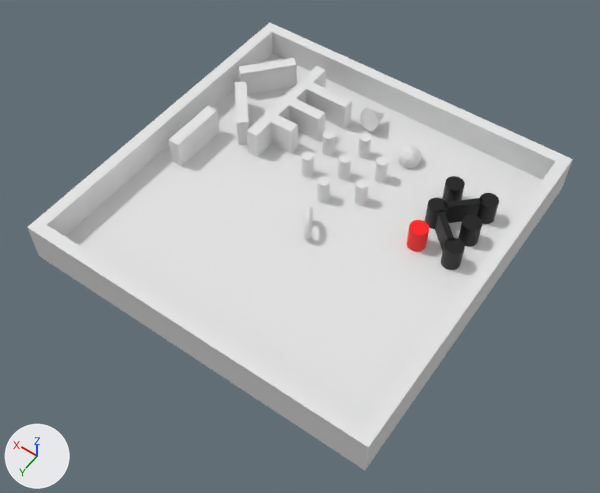
Renders of the FBX model turtlebot3/Content/External/scene_benchmark.fbx from each side of a commit.
Before and after are seen from a 50 mm camera at (-3.85, 8.03, 10.06) aimed at (0.83, 1.48, -0.23). Lighting does not change. The marker at lower left points along +X, +Y and +Z. Where no turn or scale is listed for an object, it has been applied to the vertices.

Script lines for the objects in view, before the commit:
```python
ob_cone = bpy.data.objects.new('Cone', me_cone)
ob_cone.location = (1.2, -1.3, 0.2)
ob_cube_002 = bpy.data.objects.new('Cube.002', me_cube_011)
ob_cube_002.location = (2.2, 0.0, 0.25)
ob_cube_004 = bpy.data.objects.new('Cube.004', me_cube_013)
ob_cube_004.location = (3.4, 0.9, 0.25)
ob_cube_006 = bpy.data.objects.new('Cube.006', me_cube_015)
ob_cube_006.location = (2.0, -1.0, 0.25)
ob_cube_007 = bpy.data.objects.new('Cube.007', me_cube_016)
ob_cube_007.location = (2.1, -0.5, 0.25)
ob_icosphere = bpy.data.objects.new('Icosphere', me_icosphere)
ob_icosphere.location = (0.3, -0.9, 0.1)
ob_rapyutacylinder_005 = bpy.data.objects.new('RapyutaCylinder.005', me_cylinder_012)
ob_rapyutacylinder_005.location = (-0.7, 0.55, 0.2)
ob_rapyutacylinder_005.scale = (0.15, 0.15, 0.2)
ob_torus = bpy.data.objects.new('Torus', me_torus)
ob_torus.location = (0.8, 1.3, 0.2)
ob_wall_001 = bpy.data.objects.new('Wall.001', me_cube_010)
ob_wall_001.location = (3.9, 0.9, 0.25)
# also in view: 'Wall' at (0.9, -1.9, 0.25); 'RapyutaCube' at (-1.0, -0.28, 0.2); 'Wall.002' at (1.1, 3.9, 0.25); 'Cube.001' at (3.3, -1.0, 0.25); 'Cube.005' at (2.5, -0.5, 0.25)
```
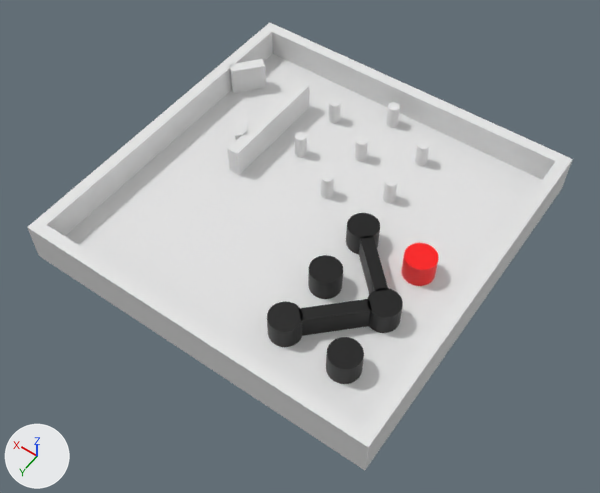
What the commit changed:
me_cylinder_012 has 64 vertices, 34 faces and spans x -1.0..1.0, y -1.0..1.0, z -1.0..1.0.
me_cylinder_012 no longer uses material mat_red (red #ff0000).
me_cylinder_012 now uses material mat_black (black #000000).
me_cylinder_007 has 64 vertices, 34 faces and spans x -1.0..1.0, y -1.0..1.0, z -1.0..1.0.
me_cylinder_007 no longer uses material mat_black (black #000000).
me_cylinder_007 now uses material mat_red (red #ff0000).
Object 'RapyutaCylinder.002' (ob_rapyutacylinder_002) moves from (-1.3, 0.55, 0.2) to (-1.0, 3.0, 0.2).
Object 'RapyutaCylinder.002' (ob_rapyutacylinder_002) is rescaled from (0.15, 0.15, 0.2) to (0.25, 0.25, 0.2).
Object 'Cylinder.006' (ob_cylinder_006) moves from (0.48, -0.3, 0.2) to (0.13, -1.0, 0.2).
Object 'RapyutaCylinder.005' (ob_rapyutacylinder_005) moves from (-0.7, 0.55, 0.2) to (0.0, 3.0, 0.2).
Object 'RapyutaCylinder.005' (ob_rapyutacylinder_005) is rescaled from (0.15, 0.15, 0.2) to (0.25, 0.25, 0.2).
Object 'Torus' (ob_torus) is deleted.
Object 'Cube.003' (ob_cube_003) moves from (3.1, 0.0, 0.25) to (2.8, 0.4, 0.25).
Object 'Cube.003' (ob_cube_003) is rescaled from (0.5, 0.1, 0.25) to (0.3, 0.1, 0.25).
Object 'Cube.004' (ob_cube_004) is deleted.
Object 'Cube.002' (ob_cube_002) is deleted.
Object 'Cylinder.005' (ob_cylinder_005) moves from (0.48, 0.3, 0.2) to (0.13, 0.0, 0.2).
Object 'Cylinder' (ob_cylinder) moves from (1.0, 0.0, 0.2) to (1.0, -0.5, 0.2).
Object 'Cone' (ob_cone) is deleted.
Object 'RapyutaCylinder.003' (ob_rapyutacylinder_003) moves from (-0.7, -0.55, 0.2) to (0.0, 1.0, 0.2).
Object 'RapyutaCylinder.003' (ob_rapyutacylinder_003) is rescaled from (0.15, 0.15, 0.2) to (0.25, 0.25, 0.2).
Object 'RapyutaCube' (ob_rapyutacube) moves from (-1.0, -0.28, 0.2) to (-0.5, 2.5, 0.2).
Object 'RapyutaCube' (ob_rapyutacube) is rescaled from (0.3, 0.05, 0.2) to (0.5, 0.1, 0.2).
Object 'RapyutaCube.001' (ob_rapyutacube_001) moves from (-1.0, 0.28, 0.2) to (-0.5, 1.5, 0.2).
Object 'RapyutaCube.001' (ob_rapyutacube_001) is rescaled from (0.3, 0.05, 0.2) to (0.5, 0.1, 0.2).
Object 'Cube.001' (ob_cube_001) moves from (3.3, -1.0, 0.25) to (3.6, -0.8, 0.25).
Object 'Cube.001' (ob_cube_001) is rescaled from (0.5, 0.1, 0.25) to (0.3, 0.1, 0.25).
Object 'RapyutaCylinder' (ob_rapyutacylinder) moves from (-1.3, -0.55, 0.2) to (-1.0, 1.0, 0.2).
Object 'RapyutaCylinder' (ob_rapyutacylinder) is rescaled from (0.15, 0.15, 0.2) to (0.25, 0.25, 0.2).
Object 'Cube.007' (ob_cube_007) is deleted.
Object 'Cube.006' (ob_cube_006) is deleted.
Object 'Cylinder.003' (ob_cylinder_003) moves from (1.52, -0.3, 0.2) to (1.87, -1.0, 0.2).
Object 'Cylinder.001' (ob_cylinder_001) moves from (1.0, -0.6, 0.2) to (1.0, -1.5, 0.2).
Object 'Cube.005' (ob_cube_005) moves from (2.5, -0.5, 0.25) to (2.5, 0.0, 0.25).
Object 'Cylinder.002' (ob_cylinder_002) moves from (1.0, 0.6, 0.2) to (1.0, 0.5, 0.2).
Object 'Icosphere' (ob_icosphere) is deleted.
Object 'RapyutaCylinder.001' (ob_rapyutacylinder_001) moves from (-1.3, 0.0, 0.2) to (-1.0, 2.0, 0.2).
Object 'RapyutaCylinder.001' (ob_rapyutacylinder_001) is rescaled from (0.15, 0.15, 0.2) to (0.25, 0.25, 0.2).
Object 'Cylinder.004' (ob_cylinder_004) moves from (1.52, 0.3, 0.2) to (1.87, 0.0, 0.2).
Object 'RapyutaCylinder.004' (ob_rapyutacylinder_004) moves from (-0.7, 0.0, 0.2) to (0.0, 2.0, 0.2).
Object 'RapyutaCylinder.004' (ob_rapyutacylinder_004) is rescaled from (0.15, 0.15, 0.2) to (0.25, 0.25, 0.2).

Where the change shows, as pixel boxes (x1, y1, x2, y2) in the pictures (600 x 493 px):
'Cube.005', moved: before (247, 66, 326, 157); after (228, 81, 310, 175)
'RapyutaCube', moved, rescaled (82% wider, 46% taller): before (444, 198, 483, 223); after (299, 299, 371, 336)
'RapyutaCylinder.002', moved, rescaled (56% wider, 45% taller): before (441, 238, 465, 270); after (326, 337, 364, 384)
'Cube.001', moved, rescaled (36% narrower, 8% shorter): before (239, 58, 297, 95); after (229, 59, 266, 93)
'RapyutaCylinder.005', recoloured, moved, rescaled (61% wider, 42% taller): before (407, 220, 429, 252); after (267, 301, 303, 347)
'RapyutaCylinder.001', moved, rescaled (48% wider, 39% taller): before (458, 215, 482, 247); after (367, 288, 403, 333)
'RapyutaCylinder', recoloured, moved, rescaled: before (478, 193, 499, 224); after (402, 243, 438, 286)
'RapyutaCylinder.004', moved, rescaled (57% wider, 41% taller): before (425, 198, 447, 229); after (308, 255, 343, 299)
'Cube.004', deleted: before (169, 106, 219, 166)
'RapyutaCube.001', moved, rescaled: before (435, 210, 454, 252); after (359, 236, 389, 295)
'RapyutaCylinder.003', moved, rescaled: before (442, 176, 465, 202); after (346, 213, 380, 254)
'Cube.006', deleted: before (306, 83, 352, 129)
'Cube.007', deleted: before (289, 99, 325, 141)
'Cube.002', deleted: before (271, 115, 298, 153)
'Cube.003', moved, rescaled: before (235, 82, 249, 144); after (234, 110, 248, 140)
'Cylinder.005', moved: before (354, 179, 368, 205); after (383, 177, 398, 203)
'Cylinder.006', moved: before (375, 156, 389, 182); after (415, 140, 430, 166)
'Cylinder', moved: before (338, 154, 351, 180); after (355, 136, 368, 162)
'Cylinder.001', moved: before (358, 132, 371, 158); after (386, 102, 400, 128)
'Cylinder.003', moved: before (322, 130, 335, 156); after (328, 98, 341, 124)
'Cylinder.004', moved: before (301, 151, 314, 177); after (295, 132, 307, 157)
'Icosphere', deleted: before (398, 145, 421, 168)
'Cylinder.002', moved: before (317, 176, 330, 202); after (321, 172, 334, 199)
'Cone', deleted: before (360, 108, 385, 131)
'Torus', deleted: before (304, 206, 313, 239)
